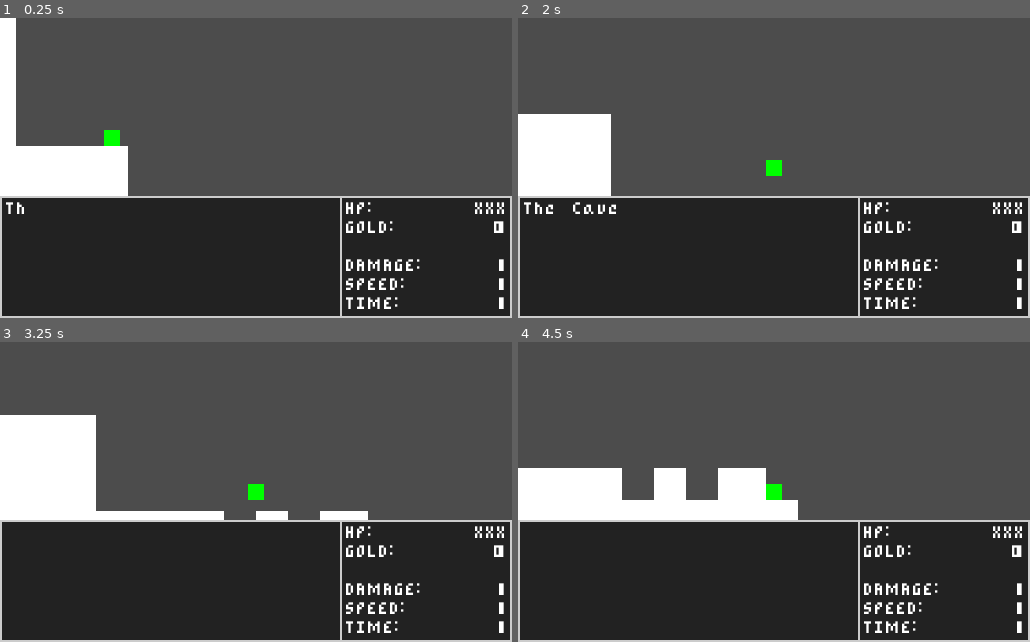
Above: before the commit, frames 1-4 (two rows, left to right).
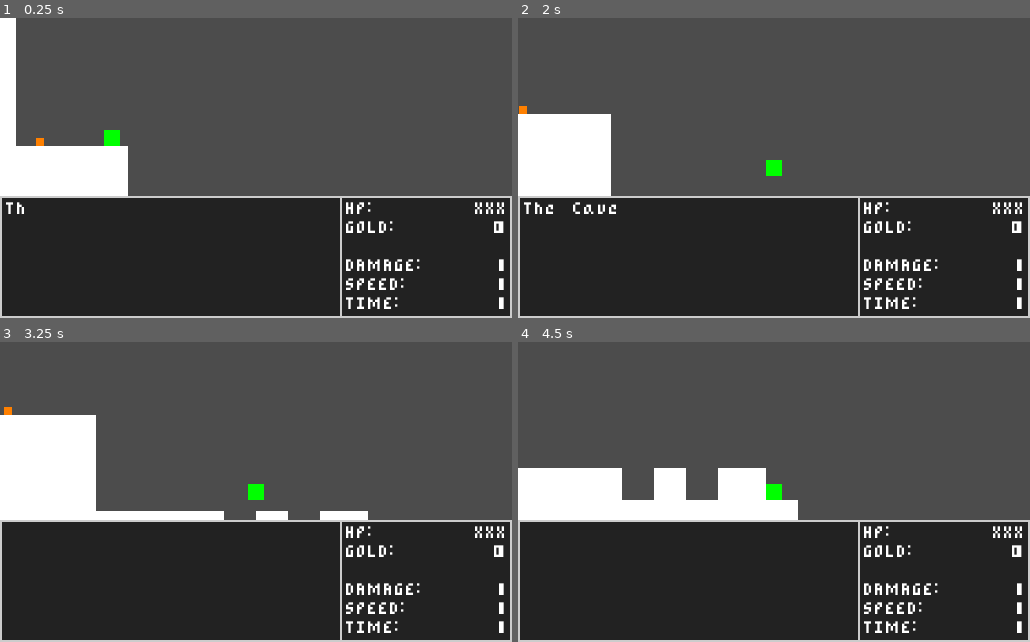
Above: after the commit, the same moments.

Repository: rodriguezric/Adventure-Plat-1
Game: Godot game, scene res://scenes/Cave.tscn
Two runs of this game, one before a commit and one after it. Both use one fixed random seed, a clock stepped at 60 frames per second and the inputs below. This scene is started directly instead of the project's main scene.
Inputs:
- Up to frame 1 (0.25 s): no input
- Up to frame 2 (2 s): tap Enter (ui_accept) at 0.5 s; hold Shift (attack) 0.53-1.28 s; hold D (move_right) from 0.53 s (still down); tap W (jump) at 0.77, 1.52 s; tap Shift (attack) at 1.35 s
- Up to frame 3 (3.25 s): release D (move_right) at 2.03 s; hold A (move_left) 2.03-2.78 s; hold Shift (attack) 2.03-2.78 s; tap Enter (ui_accept) at 2.75 s; hold D (move_right) from 2.78 s (still down); tap Shift (attack) at 2.85 s; tap W (jump) at 3.02 s
- Up to frame 4 (4.5 s): hold Shift (attack) 3.53-4.28 s; tap W (jump) at 3.77 s; release D (move_right) at 4.28 s; hold A (move_left) from 4.28 s (still down); tap Shift (attack) at 4.35 s

The runs differ from the first frame. In frame 1, less than 0.1% of the frame differs, in the area x 7-9%, y 40-43%; in frame 2, less than 0.1%; in frame 3, less than 0.1%; in frame 4, nothing differs.

Commit message:
✨ - Powerups now available.

Diff:
--- a/project.godot
+++ b/project.godot
@@ -44,6 +44,11 @@
 "language": "GDScript",
 "path": "res://scripts/Player.gd"
 }, {
+"base": "Area2D",
+"class": "Powerup",
+"language": "GDScript",
+"path": "res://scripts/Powerup.gd"
+}, {
 "base": "Reference",
 "class": "Stat",
 "language": "GDScript",
@@ -62,6 +67,7 @@
 "DialogText": "",
 "Door": "",
 "Player": "",
+"Powerup": "",
 "Stat": "",
 "State": ""
 }
--- a/scenes/Cave.tscn
+++ b/scenes/Cave.tscn
@@ -1,10 +1,11 @@
-[gd_scene load_steps=6 format=2]
+[gd_scene load_steps=7 format=2]
 
 [ext_resource path="res://tilesets/white-block-16x16.tres" type="TileSet" id=1]
 [ext_resource path="res://scenes/Player.tscn" type="PackedScene" id=2]
 [ext_resource path="res://scripts/World.gd" type="Script" id=3]
 [ext_resource path="res://scenes/UI.tscn" type="PackedScene" id=4]
 [ext_resource path="res://scenes/Projectile.tscn" type="PackedScene" id=5]
+[ext_resource path="res://scenes/Powerup.tscn" type="PackedScene" id=6]
 
 [node name="Cave" type="Node2D"]
 script = ExtResource( 3 )
@@ -29,5 +30,9 @@
 format = 1
 
 [node name="UI" parent="." instance=ExtResource( 4 )]
+
+[node name="Powerup" parent="." instance=ExtResource( 6 )]
+position = Vector2( 40, 124 )
+type = "max"
 [connection signal="died" from="Player" to="." method="_on_Player_died"]
 [connection signal="health_changed" from="Player" to="." method="_on_Player_health_changed"]
--- /dev/null
+++ b/scenes/Powerup.tscn
@@ -0,0 +1,18 @@
+[gd_scene load_steps=3 format=2]
+
+[ext_resource path="res://scripts/Powerup.gd" type="Script" id=1]
+
+[sub_resource type="RectangleShape2D" id=1]
+extents = Vector2( 4, 4 )
+
+[node name="Powerup" type="Area2D"]
+position = Vector2( 4, -4 )
+script = ExtResource( 1 )
+
+[node name="CollisionShape2D" type="CollisionShape2D" parent="."]
+shape = SubResource( 1 )
+
+[node name="Polygon2D" type="Polygon2D" parent="."]
+color = Color( 1, 0.501961, 0, 1 )
+polygon = PoolVector2Array( -4, -4, -4, 4, 4, 4, 4, -4 )
+[connection signal="body_entered" from="." to="." method="_on_Powerup_body_entered"]
--- /dev/null
+++ b/scripts/Powerup.gd
@@ -0,0 +1,11 @@
+extends Area2D
+class_name Powerup
+
+export(String, "max", "speed", "time", "damage") var type
+
+
+func _on_Powerup_body_entered(body: Player) -> void:
+	if body is Player:
+		print(type)
+		GM.power_up(type)
+		queue_free()
--- a/scripts/autoload/GM.gd
+++ b/scripts/autoload/GM.gd
@@ -20,9 +20,6 @@
 		"max_health": 3
 	}
 
-	weapon = {
-		"max": 1,
-		"speed": 200,
-		"time": 0.1,
-		"damage": 1
-	}
+
+func power_up(key: String) -> void:
+	weapon[key].level_up()
--- a/scripts/classes/stats/BulletQuantity.gd
+++ b/scripts/classes/stats/BulletQuantity.gd
@@ -1,5 +1,5 @@
 extends Stat
 class_name BulletQuantity
 
-var base_value: float = 1
+var base_value: float = 0
 var modifier: float = 1
Not shown: 2 places in scenes/World.tscn that only renumber resources
